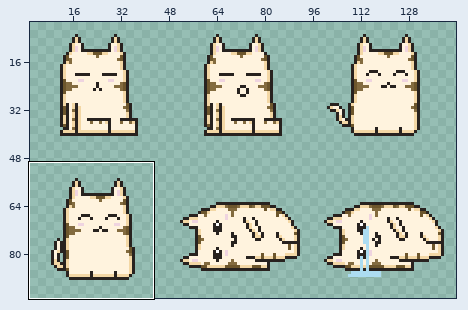
Sprite sheet -- src/static/gato.png. The picture above shows the old version from afar; the outline marks the close-up.
Close-up. As it was:
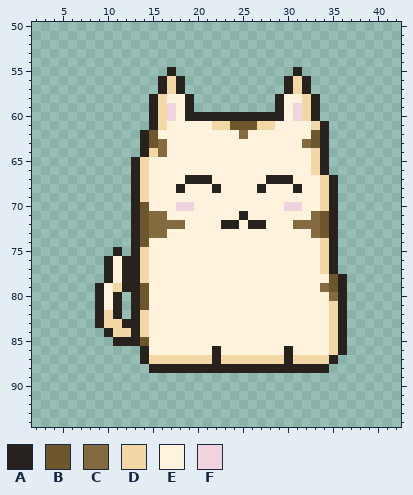
The file is 144x96 pixels. Shown: x 2..42, y 50..94. The wide view leaves out empty margins.
Palette (. is transparent): A #28221f  B #6d562c  C #836b3f  D #f3d7a5  E #fff3de  F #efd4e0
Pixels before, first column x 9:
55 ........A.............A.....
56 .......ADA...........ADA....
57 .......ADA...........ADA....
58 ......ADEEA.........AEEDA...
59 ......ADFEA.........AEFDA...
60 ......ADFEAAAAAAAAAAAEFDA...
61 ......ADEEEEEDDBBBDDEEEEDA..
62 .....ABEEEEEEEEECEEEEEEEBA..
63 .....ABCEEEEEEEEEEEEEEECBA..
64 .....ADCEEEEEEEEEEEEEEEEDA..
65 ....ADEEEEEEEEEEEEEEEEEEDA..
66 ....ADEEEEEEEEEEEEEEEEEEDA..
67 ....ADEEEEAAAEEEEEEAAAEEEDA.
68 ....ADEEEAEEEAEEEEAEEEAEEDA.
69 ....ADEEEEEEEEEEEEEEEEEEEDA.
70 ....ABEEEFFEEEEEEEEEEFFEEDA.
71 ....ABCCEEEEEEEEAEEEEEEECBA.
72 ....ABCCCCEEEEAAEAAEEECCCBA.
73 ....ABCCEEEEEEEEEEEEEEEECBA.
74 ....ABEEEEEEEEEEEEEEEEEEEDA.
75 ..A.ADEEEEEEEEEEEEEEEEEEEDA.
76 .AEAADEEEEEEEEEEEEEEEEEEEDA.
77 .AEAADEEEEEEEEEEEEEEEEEEEDA.
78 .AEAADEEEEEEEEEEEEEEEEEEEEBA
79 AEDAABEEEEEEEEEEEEEEEEEEECBA
80 AEA.ABEEEEEEEEEEEEEEEEEEEECA
81 AEA.ABEEEEEEEEEEEEEEEEEEEEDA
82 ADA.ADEEEEEEEEEEEEEEEEEEEEDA
83 ADDAADEEEEEEEEEEEEEEEEEEEEDA
84 .ADDADEEEEEEEEEEEEEEEEEEEEDA
85 ..AAABEEEEEEEEEEEEEEEEEEEEDA
86 .....AEEEEEEEAEEEEEEEAEEEEDA
87 .....ADDDDDDDADDDDDDDADDDDA.
88 ......AAAAAAAAAAAAAAAAAAAA..
Once edited:
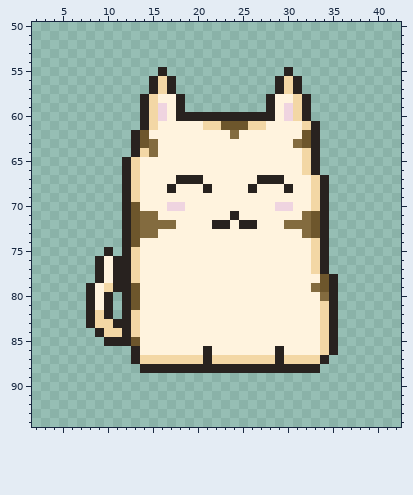
The exact change:
y 55: x 16..17 .A -> A.; x 30..31 .A -> A.
y 56..57: x 15..18 .ADA -> ADA.; x 29..32 .ADA -> ADA.
y 58: x 14..16 .AD -> ADE; x 18..19 EA -> A.; x 28..29 .A -> AE; x 31..33 EDA -> DA.
y 59: x 14..19 .ADFEA -> ADFEA.; x 28..33 .AEFDA -> AEFDA.
y 60: x 14..18 .ADFE -> ADFEA; x 29..33 AEFDA -> EFDA.
y 61: x 14..16 .AD -> ADE; x 21 E -> D; x 23 D -> B; x 26 B -> D; x 28 D -> E; x 32..34 EDA -> DA.
y 62: x 13..15 .AB -> ABE; x 24..25 EC -> CE; x 32..34 EBA -> BA.
y 63: x 13..16 .ABC -> ABCE; x 31..34 ECBA -> CBA.
y 64: x 13..16 .ADC -> ADCE; x 32..34 EDA -> DA.
y 65..66: x 12..14 .AD -> ADE; x 32..34 EDA -> DA.
y 67: x 12..14 .AD -> ADE; x 18 E -> A; x 21 A -> E; x 27 E -> A; x 30 A -> E; x 33..35 EDA -> DA.
y 68: x 12..14 .AD -> ADE; x 17..18 EA -> AE; x 21..22 EA -> AE; x 26..27 EA -> AE; x 30..31 EA -> AE; x 33..35 EDA -> DA.
y 69: x 12..14 .AD -> ADE; x 33..35 EDA -> DA.
y 70: x 12..14 .AB -> ABE; x 17 E -> F; x 19 F -> E; x 29 E -> F; x 31 F -> E; x 33..35 EDA -> DA.
y 71: x 12..14 .AB -> ABC; x 16 C -> E; x 24..25 EA -> AE; x 32..35 ECBA -> CBA.
y 72: x 12..14 .AB -> ABC; x 18 C -> E; x 22 E -> A; x 24..25 AE -> EA; x 27 A -> E; x 30 E -> C; x 33..35 CBA -> BA.
y 73: x 12..14 .AB -> ABC; x 16 C -> E; x 32..35 ECBA -> CBA.
y 74: x 12..14 .AB -> ABE; x 33..35 EDA -> DA.
y 75: x 10..14 .A.AD -> A.ADE; x 33..35 EDA -> DA.
y 76..77: x 9..11 .AE -> AEA; x 13..14 AD -> DE; x 33..35 EDA -> DA.
y 78: x 9..11 .AE -> AEA; x 13..14 AD -> DE; x 34..36 EBA -> BA.
y 79: x 8..11 .AED -> AEDA; x 13..14 AB -> BE; x 33..36 ECBA -> CBA.
y 80: x 8..14 .AEA.AB -> AEA.ABE; x 34..36 ECA -> CA.
y 81: x 8..14 .AEA.AB -> AEA.ABE; x 34..36 EDA -> DA.
y 82: x 8..14 .ADA.AD -> ADA.ADE; x 34..36 EDA -> DA.
y 83: x 8..9 .A -> AD; x 11 D -> A; x 13..14 AD -> DE; x 34..36 EDA -> DA.
y 84: x 9..10 .A -> AD; x 12..14 DAD -> ADE; x 34..36 EDA -> DA.
y 85: x 10 . -> A; x 13..14 AB -> BE; x 34..36 EDA -> DA.
y 86: x 13..14 .A -> AE; x 21..22 EA -> AE; x 29..30 EA -> AE; x 34..36 EDA -> DA.
y 87: x 13..14 .A -> AD; x 21..22 DA -> AD; x 29..30 DA -> AD; x 34..35 DA -> A.
y 88: x 14 . -> A; x 34 A -> .
